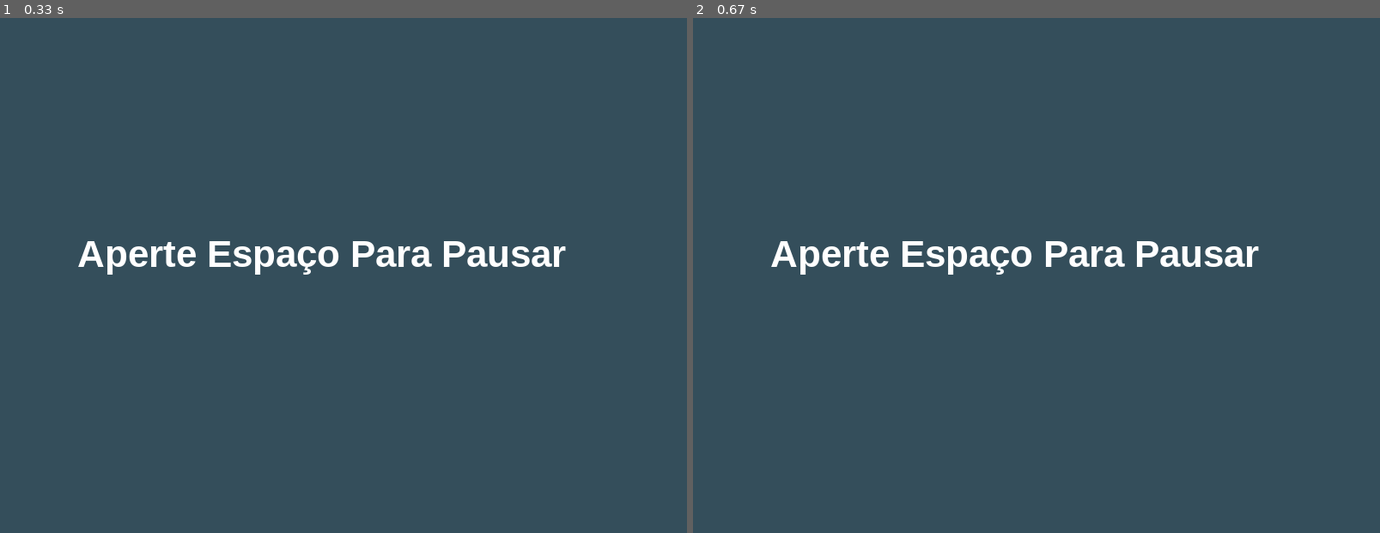
Above: before the commit, frames 1-2 (left to right).
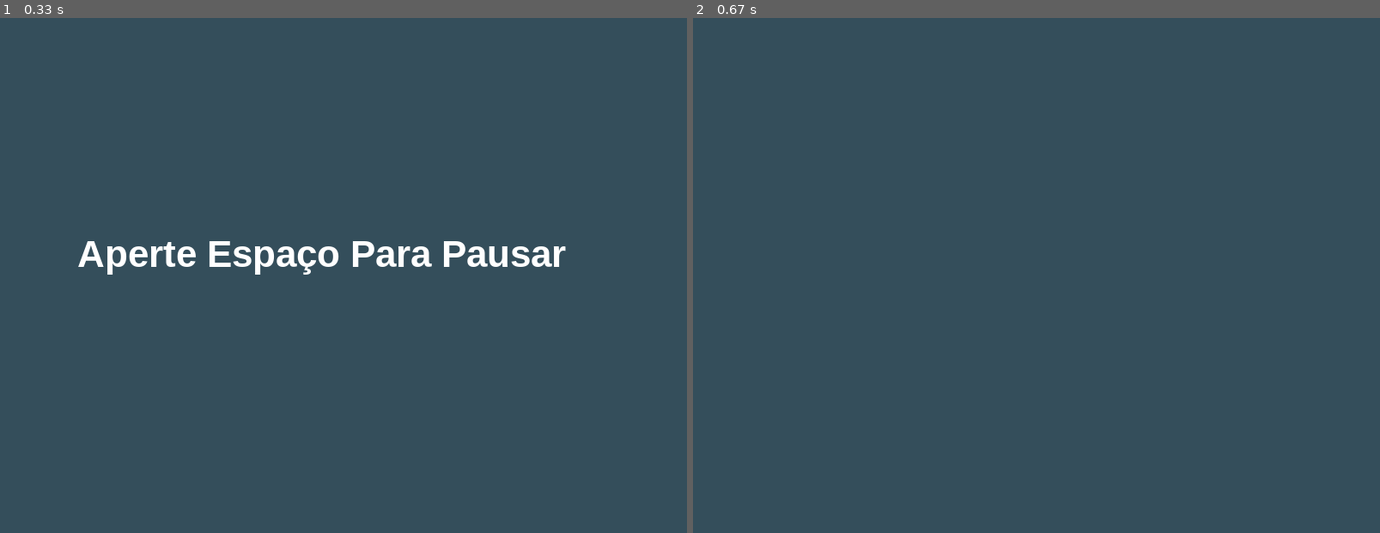
Above: after the commit, the same moments.

Repository: ArthurTeix/python-library-tests
Game: pygame game, started from pygame/menu/main.py
The game is run twice, just before and just after one commit, with the same random seed, the same clock (stepped at 60 frames per second) and the same inputs.
Inputs:
- Up to frame 1 (0.33 s): no input
- Up to frame 2 (0.67 s): tap Space at 0.33 s

Frame 1 is identical in both runs. In frame 2, 1.6% of the frame differs, in the area x 11-83%, y 43-50%.

Commit message:
modularização

Diff:
--- /dev/null
+++ b/pygame/menu/botao.py
@@ -0,0 +1,40 @@
+import pygame
+
+# tela
+largura_tela = 800
+altura_tela = 600
+
+tela = pygame.display.set_mode((largura_tela, altura_tela))
+pygame.display.set_caption("Menu")
+
+# classe dos botoes
+class Botao():
+    def __init__(self, x, y, image, escala):
+        # apenas coordenadas para saber onde vai o botao e sua imagem
+        largura_img = image.get_width()
+        altura_img = image.get_height()
+        self.image = pygame.transform.scale(image, (int(largura_img*escala), int(altura_img*escala)))
+        self.rect = self.image.get_rect()
+        self.rect.topleft = (x, y)
+        self.clicado = False # controlador de cliques, para ser clicado apenas uma vez cada botão
+
+    def desenhar_botao(self):
+        # variável que vai definir as ações de cada botão
+        action = False
+
+        # pegar posição do mouse
+        pos = pygame.mouse.get_pos()
+
+        # checando mouse hover e clique
+        if (self.rect.collidepoint(pos)):
+            if (pygame.mouse.get_pressed()[0] == 1) and (self.clicado == False):
+                self.clicado = True
+                action = True
+
+        if (pygame.mouse.get_pressed()[0] == 0):
+            self.clicado = False
+
+        # desenha botao na tela
+        tela.blit(self.image, (self.rect.x, self.rect.y)) # criação dos retang
+
+        return action
--- a/pygame/menu/main.py
+++ b/pygame/menu/main.py
@@ -1,13 +1,10 @@
 import pygame
+from botao import tela, Botao
 
 pygame.init()
 
-# tela
-largura_tela = 800
-altura_tela = 600
-
-tela = pygame.display.set_mode((largura_tela, altura_tela))
-pygame.display.set_caption("Menu")
+# variaveis do jogo
+jogo_pausado = False
 
 # definir fonte
 fonte = pygame.font.SysFont("arialblack", 40) # difinição de fonte e tamanho
@@ -15,22 +12,27 @@
 # definir cor
 TEXTO_COR = (255, 255, 255)
 
-
 def desenha_texto(texto, fonte, texto_cor, x, y):
     img = fonte.render(texto, True, texto_cor)
     tela.blit(img, (x, y))
+
 
 run = True
 while run:
 
     tela.fill((52, 78, 91)) # cor de fundo
 
-    desenha_texto("Aperte Espaço Para Pausar", fonte, TEXTO_COR, 90, 250)
+    # checando se jogo ta pausado
+    if jogo_pausado:
+        pass # siplay menu
+
+    else:
+        desenha_texto("Aperte Espaço Para Pausar", fonte, TEXTO_COR, 90, 250)
 
     for event in pygame.event.get():
         if (event.type == pygame.KEYDOWN):
             if (event.key == pygame.K_SPACE):
-                print('pause')
+                jogo_pausado = True
 
         if (event.type == pygame.QUIT):
             run = False
